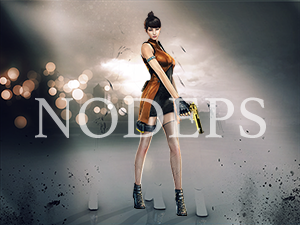
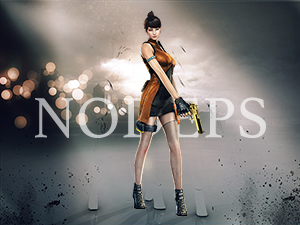
Comparing the layer stacks of the two w=300, h=225 images. Changes:
added group "组 1" with 6 layers above "背景图" over [30, 10, 205, 225]
added group "组1 拷贝" with 2 layers in group "组 1" over [30, 10, 205, 225]
added layer "女孩" (1st of 2, in "组 1" › "组1 拷贝") in group "组1 拷贝" over [30, 10, 205, 225]
added group "组1" with 2 layers in group "组 1" over [30, 10, 205, 225]
renamed "图层 2" to "文字1", moved it into group "组1" over [136, 97, 205, 138]
renamed "Layer 95" to "女孩", moved it into group "组1" over [30, 10, 205, 225]
